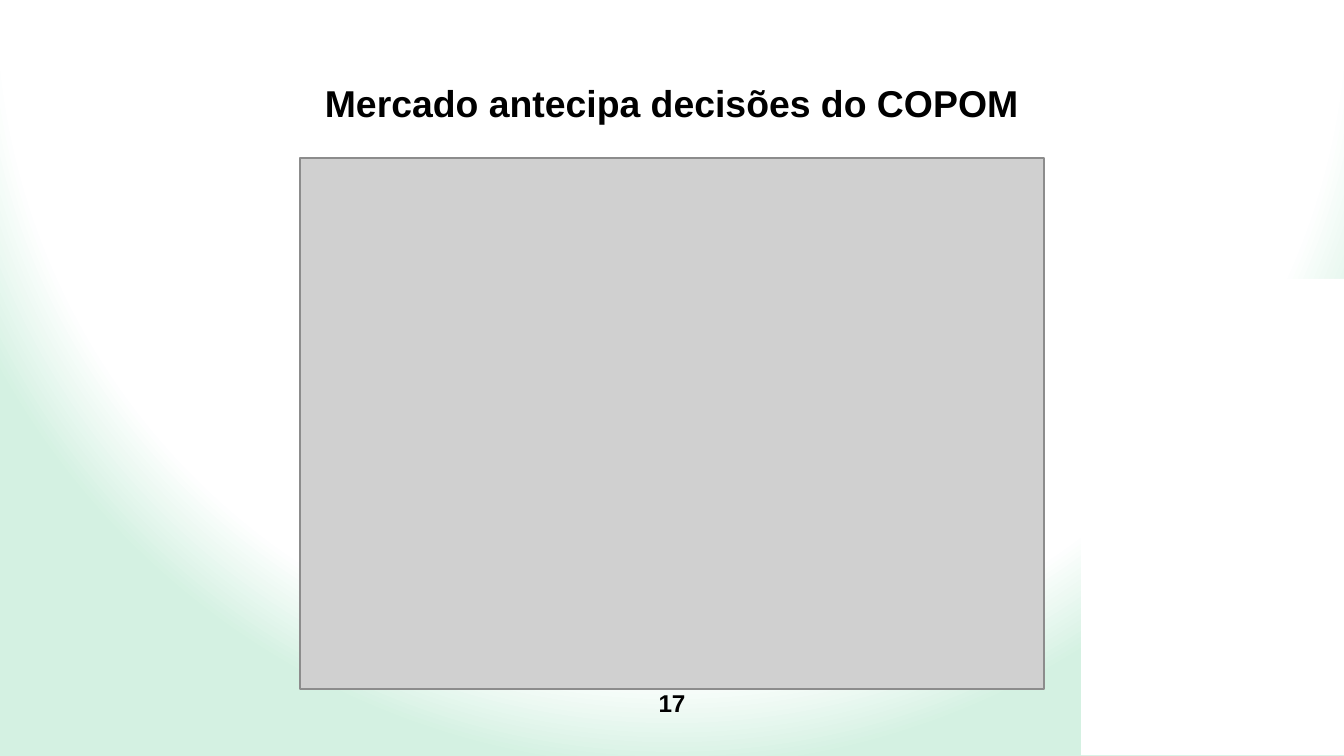
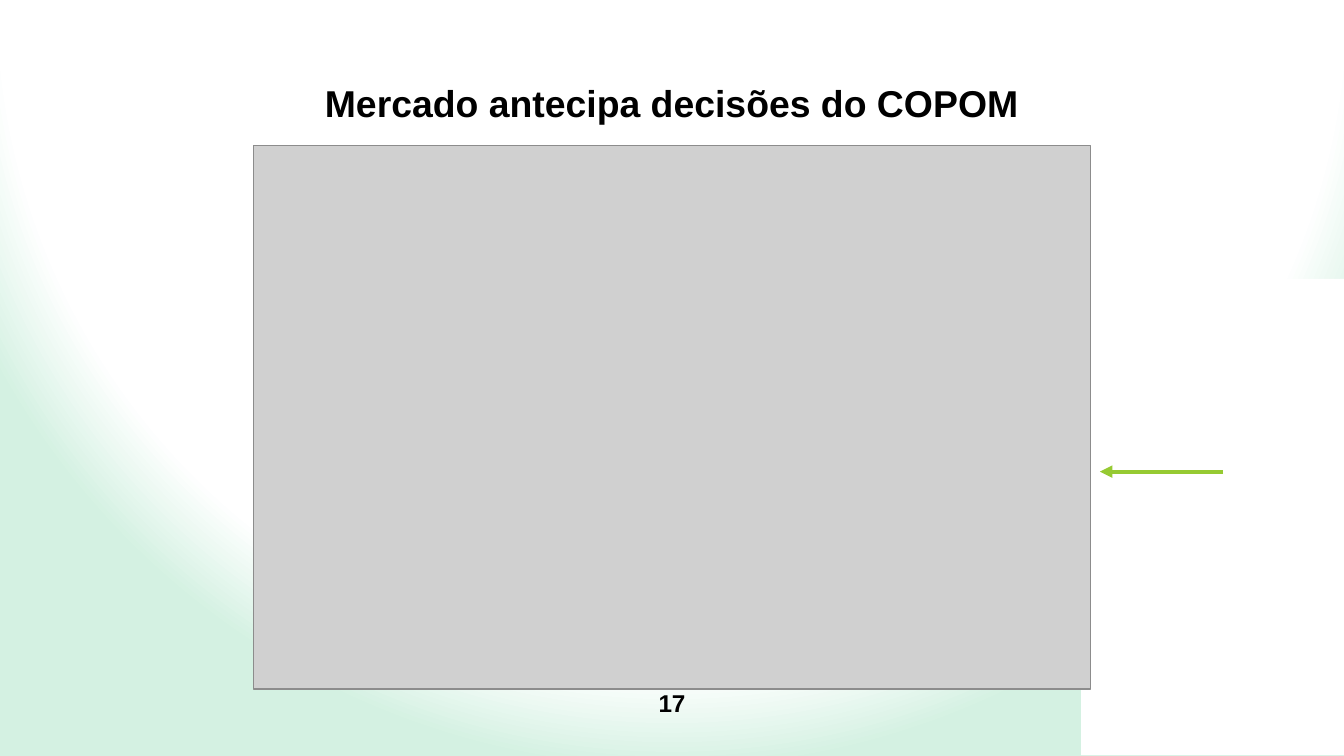
Before and after one commit to asantos2000/caderno-bd, a slide deck: slide 17 of pics/11 - BigDataAnalytics - ANDERSON.pptx. Drawn at 1344x756 pixels with LibreOffice and Linux fonts; fonts in the diff are those of the drawing; grey boxes stand for pictures; background and template pictures are left out. Boxes give left, top, right and bottom in pixels: in the first picture for what was removed or moved away, otherwise in the second. Text is boxed around its words. In the diff, an @@ line names an element or a change of style, - is before the commit and + after.

```diff
--- a/pics/11 - BigDataAnalytics - ANDERSON.pptx
+++ b/pics/11 - BigDataAnalytics - ANDERSON.pptx
@@ picture: place and size @@
-picture at <box>300,157,1043,688</box>
+picture at <box>253,145,1090,688</box>
@@ arrow added from (1223, 472) to (1099, 472), #97CA33 2.25 pt @@
```
Also in this commit, not shown: 11 other slides changed, 1 other file.
